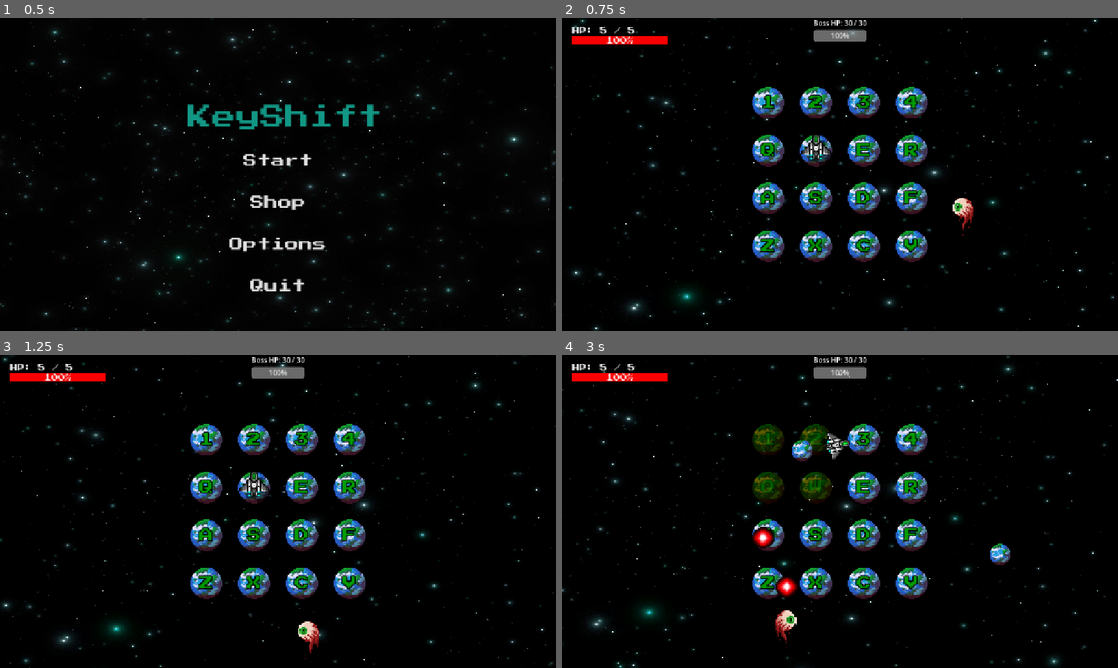
Above: before the commit, frames 1-4 (two rows, left to right).
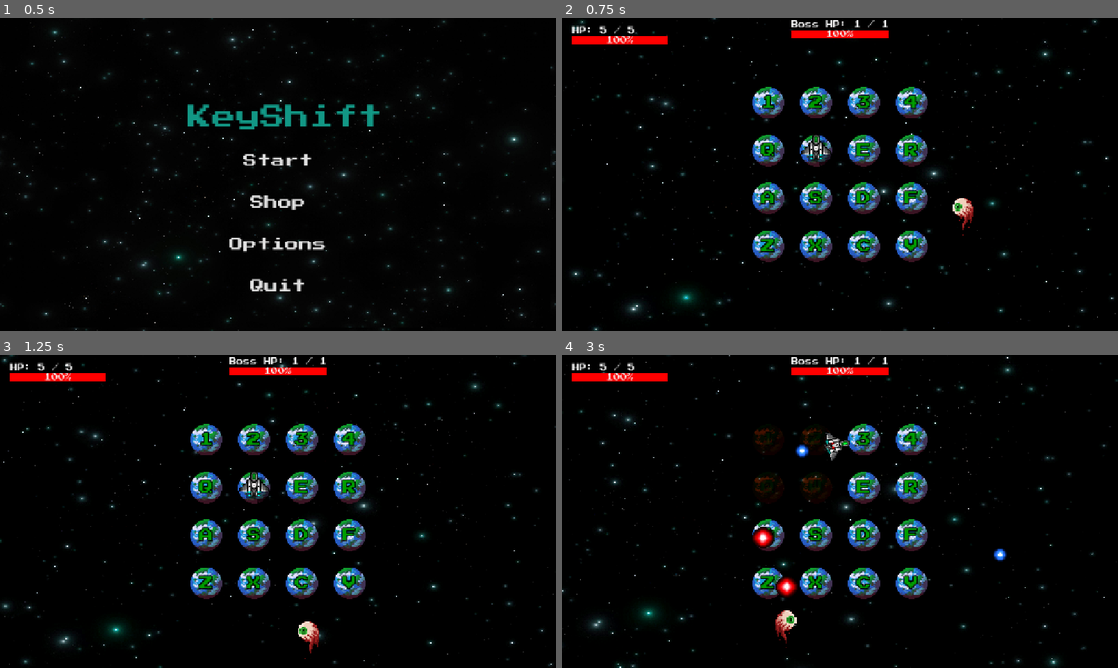
Above: after the commit, the same moments.

Repository: jcote04/CS780Game
Game: Godot game, scene res://scenes/main/main_menu.tscn
Two runs of this game, one before a commit and one after it. Both use one fixed random seed, a clock stepped at 60 frames per second and the inputs below.
Inputs (mouse positions are in pixels of both pictures, inside the frame that each line leads up to):
- Up to frame 1 (0.5 s): no input
- Up to frame 2 (0.75 s): click "Start" at 0.5 s
- Up to frame 3 (1.25 s): no input
- Up to frame 4 (3 s): tap Enter at 1.25 s; move the mouse to (812, 574) at 1.27 s; hold W 1.28-2.78 s; tap 1 at 1.35 s; click (812, 574) at 1.42 s; move the mouse to (1006, 558) at 2.02 s; tap 2 at 2.1 s; click (1006, 558) at 2.17 s; move the mouse to (673, 464) at 2.77 s; hold A from 2.78 s (still down); tap 3 at 2.85 s; click (673, 464) at 2.92 s

Frame 1 is identical in both runs. In frame 2, 1.6% of the frame differs, in the area x 0-100%, y 0-100%; in frame 3, 1.6%; in frame 4, 3.5%.

Commit message:
game win + style fixes

Diff:
--- /dev/null
+++ b/scenes/main/game_win_screen.gd
@@ -0,0 +1,44 @@
+extends CanvasLayer
+
+var hover_sound: AudioStreamPlayer
+
+func _ready():
+	visible = false
+
+	$RetryButton.pressed.connect(_on_retry)
+	$MenuButton.pressed.connect(_on_menu)
+
+	hover_sound = AudioStreamPlayer.new()
+	hover_sound.stream = preload("res://audio/ui_mouse_hover.wav")
+	hover_sound.volume_db = -5.0
+	hover_sound.bus = "SFX"
+	add_child(hover_sound)
+
+	for button in get_children():
+		if button is Button:
+			button.mouse_entered.connect(_on_button_hover.bind(button))
+			button.mouse_exited.connect(_on_button_unhover.bind(button))
+
+func _on_button_hover(button: Button):
+	hover_sound.play()
+	button.add_theme_font_size_override("font_size", 38)
+
+func _on_button_unhover(button: Button):
+	button.add_theme_font_size_override("font_size", 32)
+
+func show_screen():
+	visible = true
+
+	$ColorRect.modulate.a = 0.0
+	var tween = create_tween()
+	tween.tween_property($ColorRect, "modulate:a", 1.0, 0.25)
+
+	get_tree().paused = true
+
+func _on_retry():
+	get_tree().paused = false
+	get_tree().change_scene_to_file("res://scenes/main/main.tscn")
+
+func _on_menu():
+	get_tree().paused = false
+	get_tree().change_scene_to_file("res://scenes/main/main_menu.tscn")
--- a/scenes/main/main.tscn
+++ b/scenes/main/main.tscn
@@ -15,6 +15,7 @@
 [ext_resource type="PackedScene" uid="uid://cm3gn8681jlhj" path="res://scenes/main/player_bullet.tscn" id="11_raeie"]
 [ext_resource type="Script" uid="uid://d3ewqwpmi7trc" path="res://scripts/game_over_screen.gd" id="12_th5th"]
 [ext_resource type="Theme" uid="uid://dyittlu7q4eof" path="res://ui/game_button.tres" id="13_7smn1"]
+[ext_resource type="Script" uid="uid://4ykf3cjgmuhm" path="res://scenes/main/game_win_screen.gd" id="16_hxu8e"]
 
 [sub_resource type="ShaderMaterial" id="ShaderMaterial_b1x3f"]
 shader = ExtResource("2_yyfjg")
@@ -185,8 +186,11 @@
 
 [sub_resource type="CircleShape2D" id="CircleShape2D_b1x3f"]
 
-[sub_resource type="StyleBoxFlat" id="StyleBoxFlat_b1x3f"]
-bg_color = Color(0.9843137, 0, 0, 1)
+[sub_resource type="StyleBoxFlat" id="StyleBoxFlat_hxu8e"]
+bg_color = Color(1, 0, 0, 1)
+
+[sub_resource type="StyleBoxFlat" id="StyleBoxFlat_raeie"]
+bg_color = Color(1, 0, 0, 1)
 
 [sub_resource type="Environment" id="Environment_6q06x"]
 background_mode = 3
@@ -233,10 +237,10 @@
 anchors_preset = 15
 anchor_right = 1.0
 anchor_bottom = 1.0
-offset_left = -960.0
-offset_top = -540.0
-offset_right = 960.0
-offset_bottom = 540.0
+offset_left = -961.0
+offset_top = -538.0
+offset_right = 959.0
+offset_bottom = 542.0
 grow_horizontal = 2
 grow_vertical = 2
 texture = ExtResource("2_6q06x")
@@ -318,9 +322,9 @@
 
 [node name="PlayerHUD" type="MarginContainer" parent="HUD" unique_id=171871377]
 offset_left = 24.0
-offset_top = 22.0
+offset_top = 21.0
 offset_right = 244.0
-offset_bottom = 76.0
+offset_bottom = 75.0
 
 [node name="VBoxContainer" type="VBoxContainer" parent="HUD/PlayerHUD" unique_id=737446890]
 layout_mode = 2
@@ -332,7 +336,7 @@
 [node name="ProgressBar" type="ProgressBar" parent="HUD/PlayerHUD/VBoxContainer" unique_id=192540815]
 layout_mode = 2
 theme_override_fonts/font = ExtResource("9_b1x3f")
-theme_override_styles/fill = SubResource("StyleBoxFlat_b1x3f")
+theme_override_styles/fill = SubResource("StyleBoxFlat_hxu8e")
 
 [node name="BossHUD" type="CenterContainer" parent="HUD" unique_id=720562710]
 anchors_preset = 10
@@ -345,9 +349,12 @@
 
 [node name="Label" type="Label" parent="HUD/BossHUD/VBoxContainer" unique_id=1181660105]
 layout_mode = 2
+theme_override_fonts/font = ExtResource("9_b1x3f")
 
 [node name="ProgressBar" type="ProgressBar" parent="HUD/BossHUD/VBoxContainer" unique_id=126423133]
 layout_mode = 2
+theme_override_fonts/font = ExtResource("9_b1x3f")
+theme_override_styles/fill = SubResource("StyleBoxFlat_raeie")
 
 [node name="WorldEnvironment" type="WorldEnvironment" parent="." unique_id=209785228]
 environment = SubResource("Environment_6q06x")
@@ -430,3 +437,82 @@
 theme_override_styles/disabled = SubResource("StyleBoxEmpty_pg34l")
 theme_override_styles/focus = SubResource("StyleBoxEmpty_m4h2d")
 text = "Main Menu"
+
+[node name="GameWinScreen" type="CanvasLayer" parent="." unique_id=1427434243]
+process_mode = 3
+layer = 10
+visible = false
+script = ExtResource("16_hxu8e")
+
+[node name="ColorRect" type="ColorRect" parent="GameWinScreen" unique_id=515708040]
+anchors_preset = 8
+anchor_left = 0.5
+anchor_top = 0.5
+anchor_right = 0.5
+anchor_bottom = 0.5
+offset_left = -640.0
+offset_top = -440.0
+offset_right = -600.0
+offset_bottom = -400.0
+grow_horizontal = 2
+grow_vertical = 2
+scale = Vector2(32.184, 22.04)
+color = Color(0, 0, 0, 0.91764706)
+
+[node name="Label" type="Label" parent="GameWinScreen" unique_id=1255479530]
+anchors_preset = 5
+anchor_left = 0.5
+anchor_right = 0.5
+offset_left = -197.0
+offset_top = 213.0
+offset_right = 307.0
+offset_bottom = 269.0
+grow_horizontal = 2
+theme_override_colors/font_color = Color(0, 0.8976866, 0, 1)
+theme_override_fonts/font = ExtResource("9_b1x3f")
+theme_override_font_sizes/font_size = 56
+text = "YOU WIN"
+
+[node name="RetryButton" type="Button" parent="GameWinScreen" unique_id=1466051760]
+process_mode = 3
+anchors_preset = 8
+anchor_left = 0.5
+anchor_top = 0.5
+anchor_right = 0.5
+anchor_bottom = 0.5
+offset_left = -103.0
+offset_top = -20.5
+offset_right = 103.0
+offset_bottom = 20.5
+grow_horizontal = 2
+grow_vertical = 2
+theme = ExtResource("13_7smn1")
+theme_override_colors/font_hover_color = Color(1, 0.07450981, 0.13333334, 1)
+theme_override_styles/normal = SubResource("StyleBoxEmpty_th5th")
+theme_override_styles/pressed = SubResource("StyleBoxEmpty_7smn1")
+theme_override_styles/hover = SubResource("StyleBoxEmpty_raeie")
+theme_override_styles/disabled = SubResource("StyleBoxEmpty_hxu8e")
+theme_override_styles/focus = SubResource("StyleBoxEmpty_nvumn")
+text = "Retry?"
+
+[node name="MenuButton" type="Button" parent="GameWinScreen" unique_id=1334336601]
+process_mode = 3
+anchors_preset = 8
+anchor_left = 0.5
+anchor_top = 0.5
+anchor_right = 0.5
+anchor_bottom = 0.5
+offset_left = -152.0
+offset_top = 44.0
+offset_right = 153.0
+offset_bottom = 85.0
+grow_horizontal = 2
+grow_vertical = 2
+theme = ExtResource("13_7smn1")
+theme_override_colors/font_hover_color = Color(0.8117647, 0.05882353, 0.10980392, 1)
+theme_override_styles/normal = SubResource("StyleBoxEmpty_ou6is")
+theme_override_styles/pressed = SubResource("StyleBoxEmpty_necax")
+theme_override_styles/hover = SubResource("StyleBoxEmpty_r4lks")
+theme_override_styles/disabled = SubResource("StyleBoxEmpty_pg34l")
+theme_override_styles/focus = SubResource("StyleBoxEmpty_m4h2d")
+text = "Main Menu"
--- a/scenes/main/player_bullet.tscn
+++ b/scenes/main/player_bullet.tscn
@@ -1,7 +1,7 @@
 [gd_scene format=3 uid="uid://cm3gn8681jlhj"]
 
 [ext_resource type="Script" uid="uid://dse06ojhkjgg0" path="res://scripts/bullets/player_bullet.gd" id="1_6yi0y"]
-[ext_resource type="Texture2D" uid="uid://da2260tehyyv4" path="res://assets/sprites/Terran.png" id="2_f7f6g"]
+[ext_resource type="Texture2D" uid="uid://bsughb8cnoxhn" path="res://assets/sprites/player_projectile.png" id="2_6yi0y"]
 
 [sub_resource type="CircleShape2D" id="CircleShape2D_raeie"]
 
@@ -12,4 +12,5 @@
 shape = SubResource("CircleShape2D_raeie")
 
 [node name="Sprite2D" type="Sprite2D" parent="." unique_id=1954747050]
-texture = ExtResource("2_f7f6g")
+scale = Vector2(0.1, 0.1)
+texture = ExtResource("2_6yi0y")
--- a/scripts/enemies/Boss/boss.gd
+++ b/scripts/enemies/Boss/boss.gd
@@ -9,6 +9,7 @@
 @export var move_speed := 1.5
 @export var attack_color := Color(1, 0, 0, 0.8)
 @export var warn_color := Color(1, 1, 0, 0.4)
+@export var warn_grid_color := Color(0.726, 0.23, 0.0, 0.4)
 @export var idle_duration := 2.0
 @export var attack_duration := 0.5
 @export var attack_width := 40.0
@@ -17,7 +18,7 @@
 @onready var hurtbox: Area2D = $Hurtbox
 
 signal health_changed(current: int, maximum: int)
-@export var max_health := 30
+@export var max_health := 1
 var health := 0
 var is_dead := false
 
@@ -340,7 +341,7 @@
 	for b in range(warn_blinks):
 
 		for i in selected:
-			grid_node.cells[i].modulate = warn_color
+			grid_node.cells[i].modulate = warn_grid_color
 
 		await get_tree().create_timer(blink_time, false, false, true).timeout
 
@@ -432,4 +433,10 @@
 
 	set_process(false)
 	hide_laser()
+
+	# Small delay for effect
+	await get_tree().create_timer(1.0).timeout
+
+	get_node("/root/Main/GameWinScreen").show_screen()
+
 	queue_free()
--- a/scripts/player/player.gd
+++ b/scripts/player/player.gd
@@ -117,12 +117,12 @@
 		velocity = direction * move_speed
 		move_and_slide()
 
-	if global_position.distance_to(target_position) < 5:
-		global_position = target_position
-		velocity = Vector2.ZERO
-		moving = false
-
-		on_player_step(current_index)
+		if global_position.distance_to(target_position) < 5:
+			global_position = target_position
+			velocity = Vector2.ZERO
+			moving = false
+
+			on_player_step(current_index)
 	else:
 		anim.play("idle")
 		shadow.visible = true
Binary file added: assets/sprites/player_projectile.png
Not shown, added: assets/sprites/player_projectile.png.import
Not shown, added: scenes/main/game_win_screen.gd.uid
